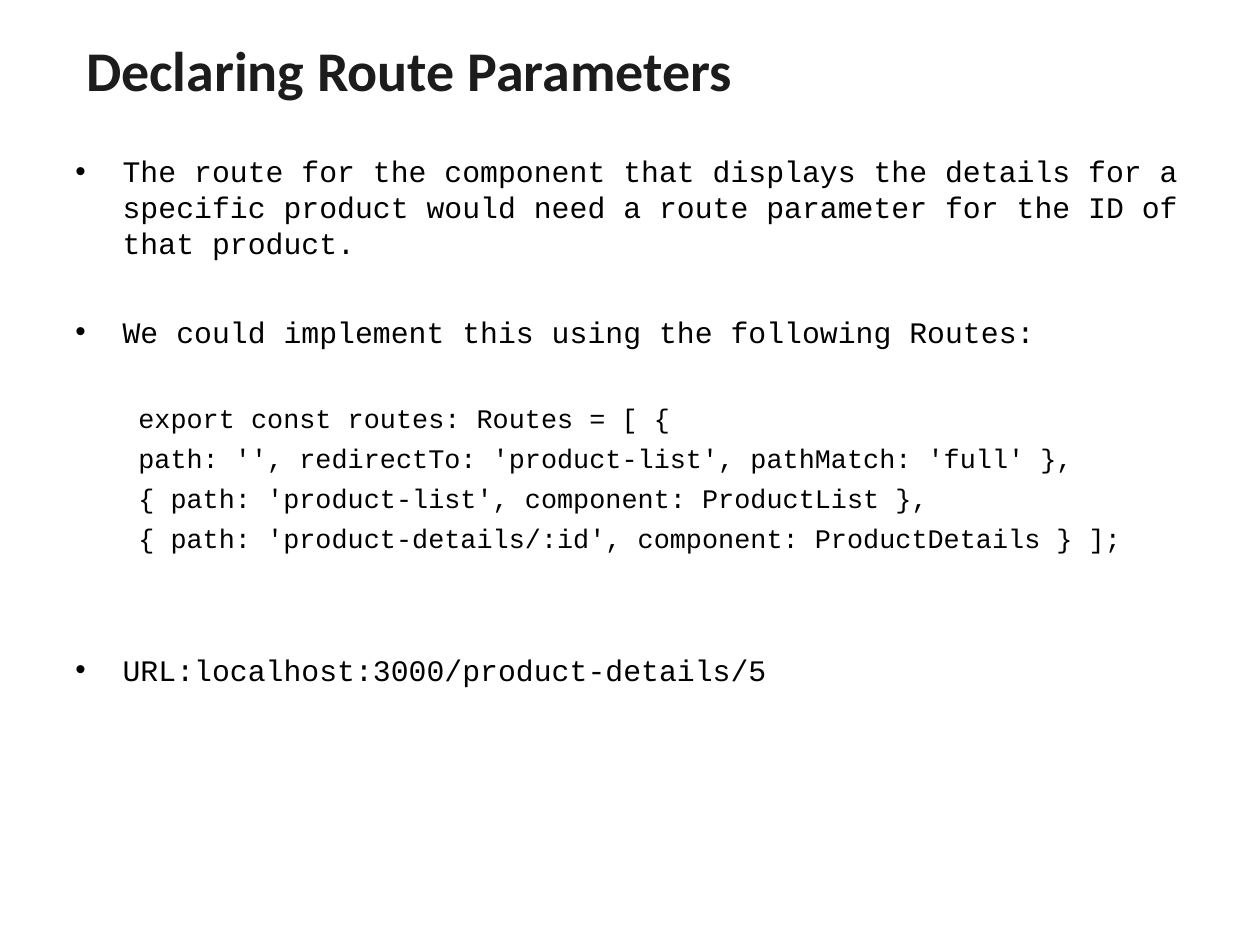
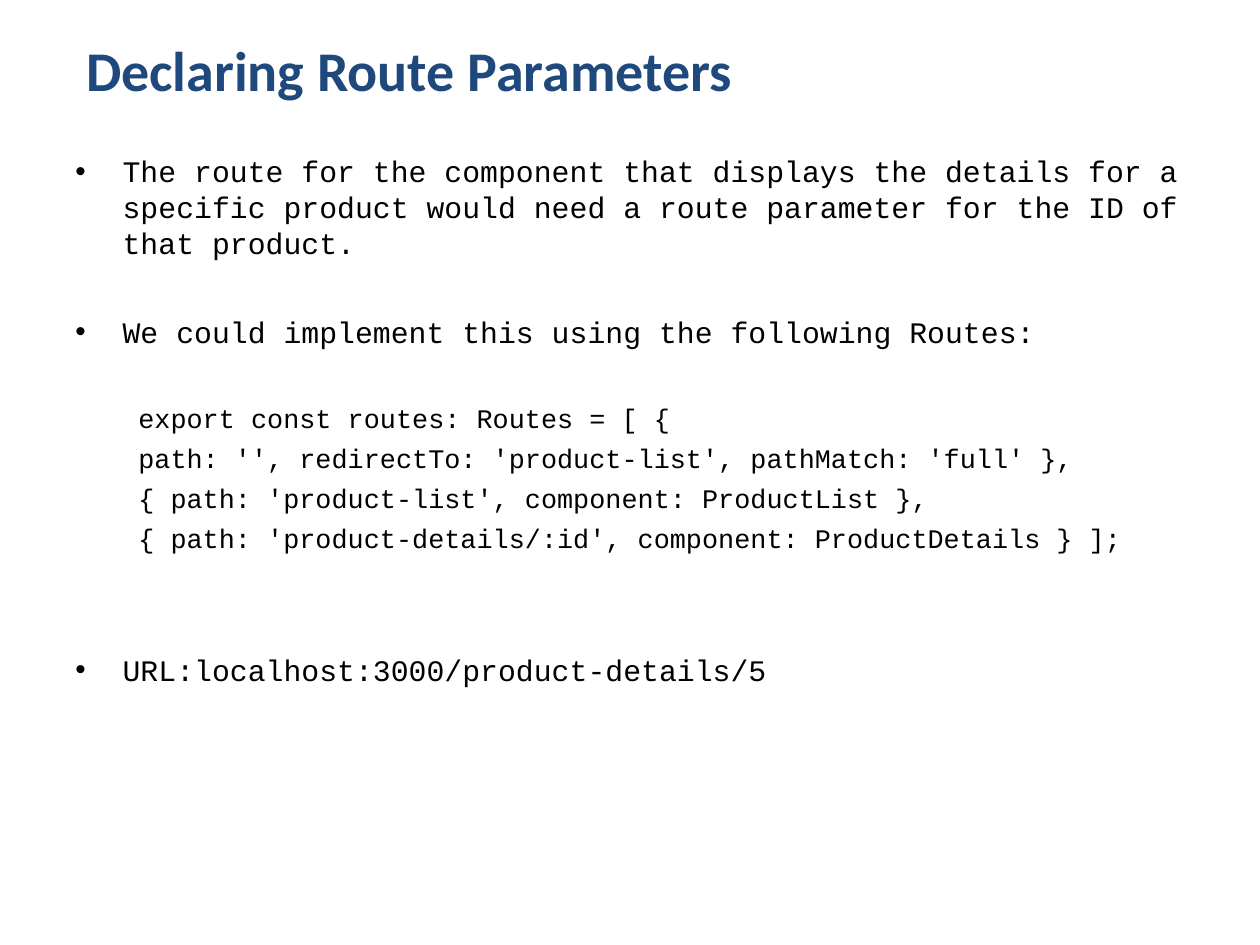
Before and after one commit to vishnumvn/AngularJS_Tut, a slide deck: slide 64 of Materials/Angular_Module02.ppt. Drawn at 1260x945 pixels with LibreOffice and Linux fonts; fonts in the diff are those of the drawing. Boxes give left, top, right and bottom in pixels: in the first picture for what was removed or moved away, otherwise in the second. Text is boxed around its words. In the diff, an @@ line names an element or a change of style, - is before the commit and + after.

```diff
--- a/Materials/Angular_Module02.ppt
+++ b/Materials/Angular_Module02.ppt
@@ title "Declaring Route Parameters" at [86, 51, 733, 101]: text colour #1C1C1C to #1F497D @@
```
Also in this commit, not shown: 116 other slides changed, 57 other files.
